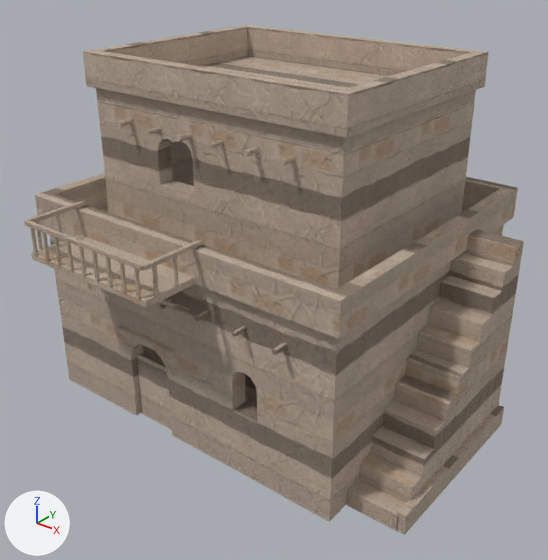
The glTF model assets/models/bh27.glb as it was, and as the next commit left it.
The view is the same before and after, from a 50 mm lens placed at (11.61, -14.72, 12.14), pointed at (0.72, -1.11, 3.71). Every picture has the same lights, and +X, +Y and +Z are marked at lower left. The first picture is the older version. Vertices at exactly the same position are counted once.

Objects in the first picture: 'house'.
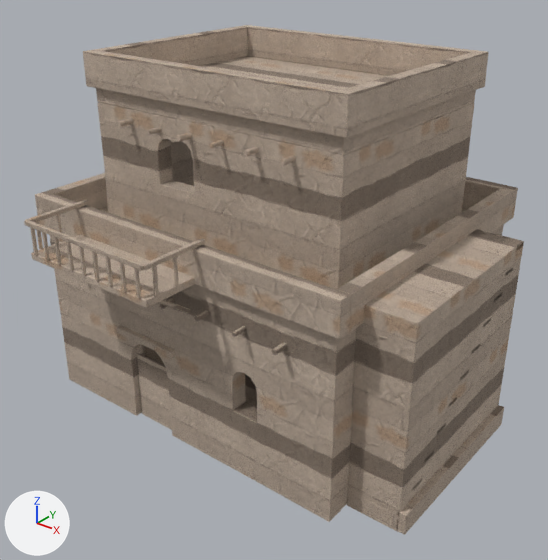
Boxes [x1, y1, x2, y2] around the edits, measured in the pictures (548 x 560 px; the box of a moved part takes in the faces that stretch with it):
part 1 of me_cube, moved or reshaped: before [347, 229, 524, 531]; after [347, 229, 524, 520]
part 2 of me_cube, added (brown): after [347, 229, 524, 531]
part 3 of me_cube, surface changed: before [410, 370, 469, 500]; after [412, 370, 469, 490]

Edits to the bpy script that builds the scene:
```text
Change me_cube:
    used by ob_house; location = (0.0, 0.0, 0.0)
    remove me_cube.from_pydata(...)  # 5497 vertices, 10706 faces; spans x -4.74..6.07, y -5.61..4.32, z -0.01..9.08
    add me_cube.from_pydata(...)  # 5573 vertices, 10814 faces; spans x -4.74..6.07, y -5.61..4.32, z -0.01..9.08
    me_cube part 1: 413 vertices moved from x 4.57..5.92, y -3.27..1.34, z 0.0..5.21 to x 4.57..5.92, y -3.28..1.34, z 0.34..5.21; 141 vertices removed from x 4.57..5.92, y -3.28..1.34, z 0.0..0.45; 203 vertices added at x 4.57..5.92, y -3.29..1.79, z 0.33..5.21
    me_cube part 2: 14 vertices added at x 4.57..5.92, y -3.28..-3.26, z 5.18..5.21
    me_cube part 3: 134 kept faces spanning x 1.82..5.92, y -3.96..-0.51, z 0.36..2.88 get new texture (UV) coordinates
    other edits to the shape of me_cube do not show in these pictures
```
